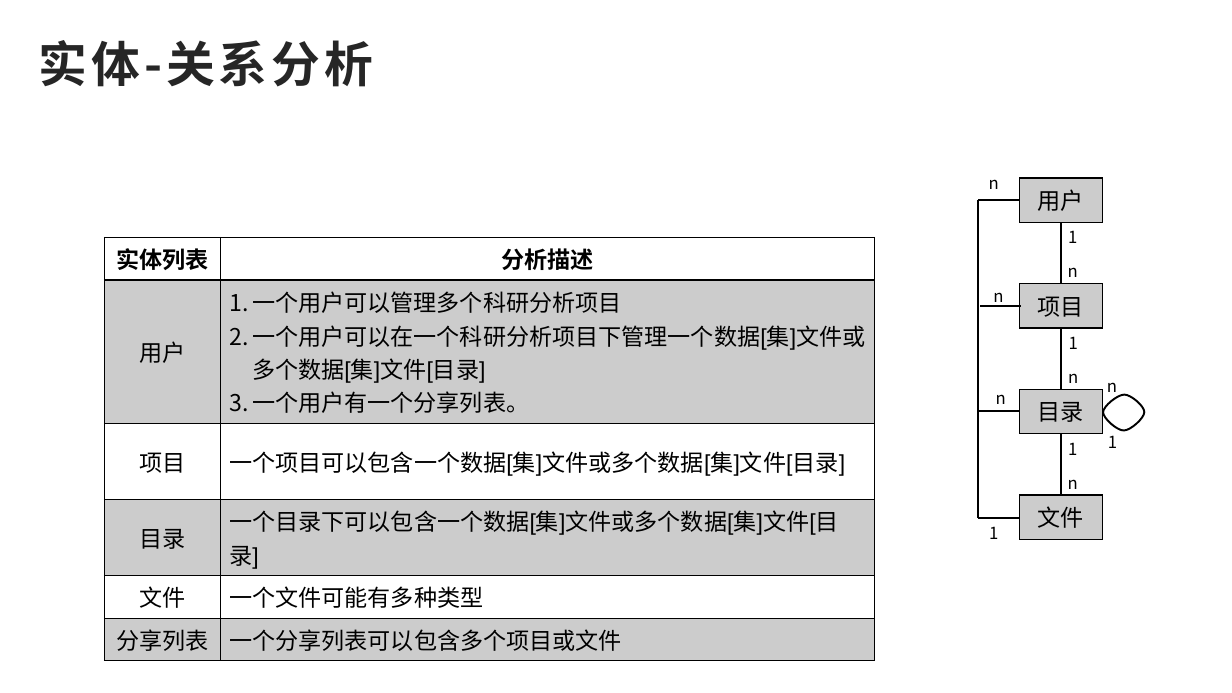
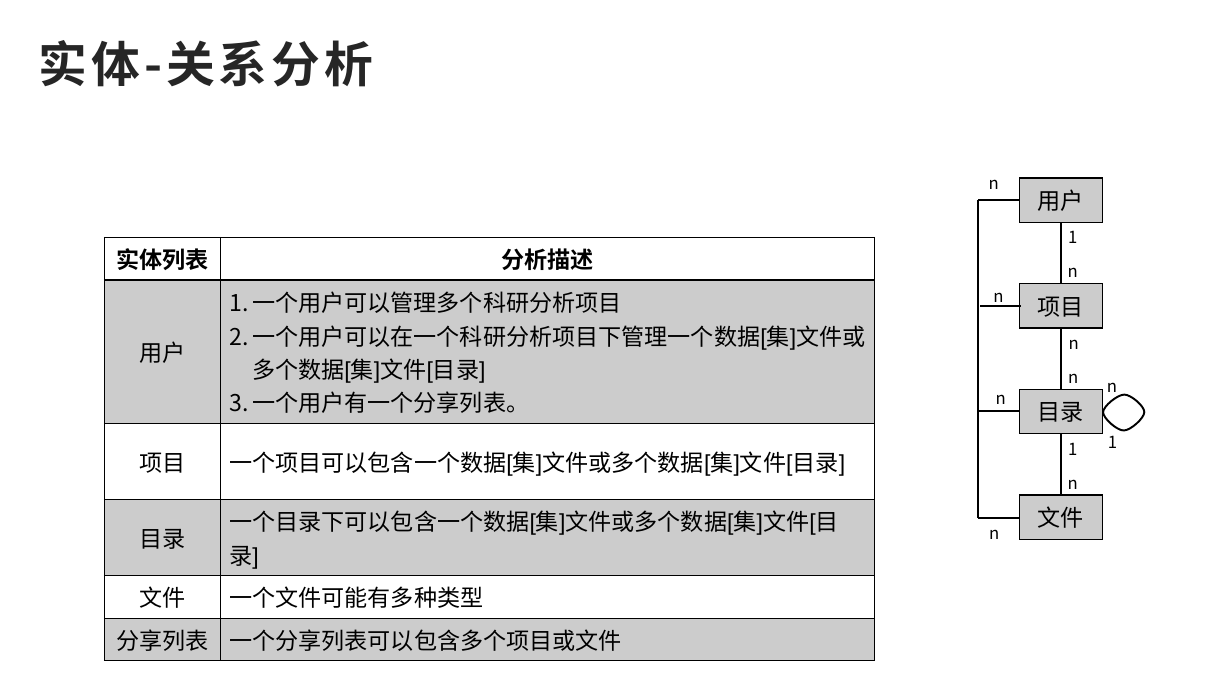
Before and after one commit to dlfld/dataops, a slide deck: slide 4 of 各种图/数据管理系统/ER图.pptx. Drawn at 1232x693 pixels with LibreOffice and Linux fonts; fonts in the diff are those of the drawing. Boxes give left, top, right and bottom in pixels: in the first picture for what was removed or moved away, otherwise in the second. Text is boxed around its words. In the diff, an @@ line names an element or a change of style, - is before the commit and + after.

```diff
--- a/各种图/数据管理系统/ER图.pptx
+++ b/各种图/数据管理系统/ER图.pptx
@@ text at (1069, 339, 1079, 349): text changed @@
-1
+n
@@ text at (989, 529, 999, 539): text changed @@
-1
+n
```
Also in this commit, not shown: 1 other slide changed, 9 other files.
